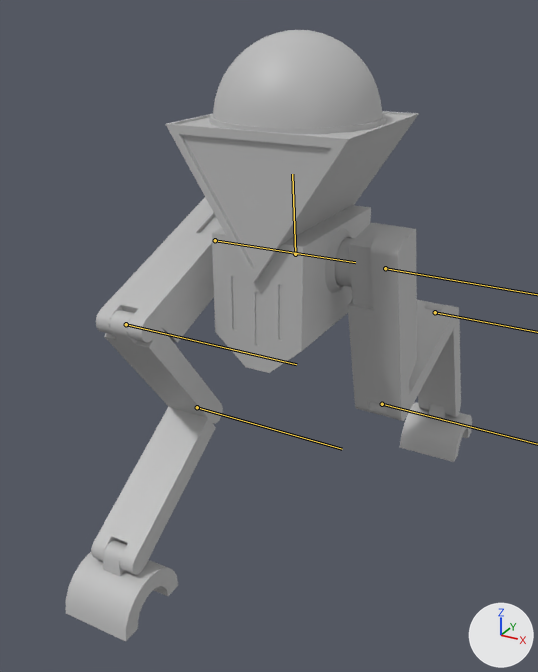
A saved change to the FBX model Assets/3D Assets & Animation/WalkingBot/WalkingBot_Animation/WalkingBot_ExplodeSequenceAnimation.fbx.
Camera for both pictures: a camera (50 mm lens) standing at (0.71, -1.487, 1.218) and looking at (-0.066, -0.078, 0.513). The axes (+X, +Y, +Z) are drawn at lower right. The lights are the same throughout. Both versions are drawn at frame 22 of the action 'Take 001'; the numbers are the values there. The bones that change are drawn over the model as lines.

The first picture shows 'Body', 'Bomb', 'L_Foot', 'L_LegBottom', 'L_LegMid', 'L_LegTop', 'R_Foot', 'R_LegBottom', 'R_LegMid', 'R_LegTop'.
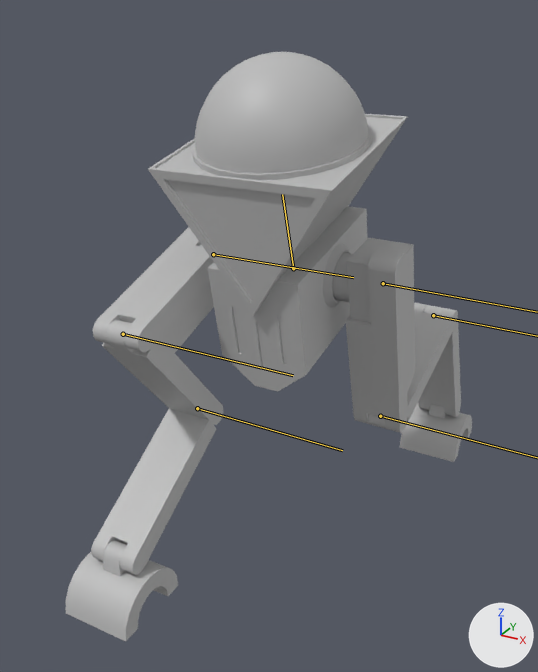
Commit message: WalkingBot Animation Update

What differs and where, as boxes (x1, y1, x2, y2) in the pictures (538 x 672 px):
'Body', posed (6% taller)
    before: (166, 111, 419, 373)
    after: (148, 114, 408, 392)
'Bomb', posed (23% taller)
    before: (209, 30, 386, 134)
    after: (192, 52, 372, 180)
'R_LegTop', posed
    before: (334, 223, 417, 421)
    after: (332, 238, 415, 433)
'L_LegTop', posed
    before: (96, 197, 222, 343)
    after: (93, 227, 214, 353)
'L_LegBottom', posed
    before: (91, 406, 216, 575)
    after: (91, 408, 216, 575)
'L_LegMid', posed (8% shorter)
    before: (104, 310, 223, 424)
    after: (102, 320, 223, 425)
'R_LegMid', posed (8% taller)
    before: (369, 300, 459, 417)
    after: (368, 303, 458, 429)
'R_LegBottom', posed
    before: (418, 302, 461, 417)
    after: (418, 305, 461, 417)
bone 'Root', root to tip
    before: (295, 254) to (292, 174)
    after: (293, 268) to (282, 194)
bone 'L_LegTop_jnt', root to tip
    before: (215, 240) to (355, 262)
    after: (213, 254) to (353, 277)
bone 'L_LegMid_jnt', root to tip
    before: (126, 324) to (296, 364)
    after: (123, 334) to (293, 375)
bone 'L_LegBottom_jnt', root to tip
    before: (197, 407) to (342, 449)
    after: (197, 408) to (342, 450)

The edits, one by one:
Bone 'Root' (bone_root) moves from (-1.5, -27.8, 7.5) to (-1.7, -30.9, 8.4).
Bone 'Root' (bone_root) turns from (0, 0, 0) to (12, -1, 0) degrees about its own x, y and z.
Bone 'L_LegTop_jnt' (bone_l_legtop_jnt) turns from (0, -45, 0) to (0, -59, -1) degrees about its own x, y and z.
Bone 'L_LegMid_jnt' (bone_l_legmid_jnt) turns from (0, 27, 0) to (0, 32, 0) degrees about its own x, y and z.
Bone 'L_LegBottom_jnt' (bone_l_legbottom_jnt) turns from (0, -19, 0) to (0, -23, 0) degrees about its own x, y and z.
Bone 'R_LegTop_jnt' (bone_r_legtop_jnt) turns from (0, 40, 0) to (0, 29, 0) degrees about its own x, y and z.
Bone 'R_LegMid_jnt' (bone_r_legmid_jnt) turns from (0, 10, 0) to (0, 13, 0) degrees about its own x, y and z.
Bone 'R_LegBottom_jnt' (bone_r_legbottom_jnt) turns from (0, -7, 0) to (0, -9, 0) degrees about its own x, y and z.
